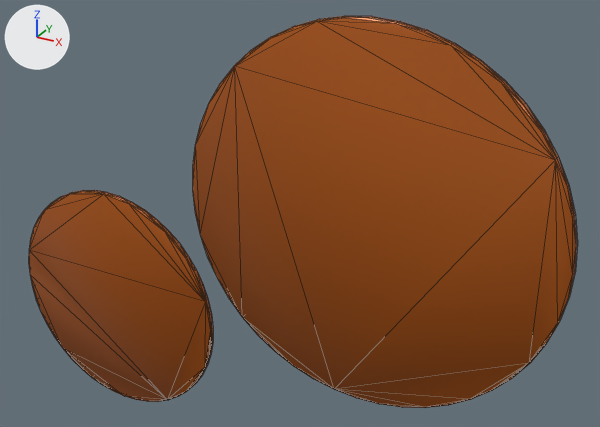
One commit to the FBX model assets/loot-bag/parts/loot-bag-golddark.fbx: the scene before it, then after it.
Both versions are drawn from a 50 mm camera at (0.679, -2.34, 1.93) aimed at (-0.327, -0.51, 1.015). The lights are fixed; the arrows at upper left show +X, +Y and +Z. The first picture is the older version. Mesh edges are drawn as thin lines.

Before the edit, the objects in view are built like this:
```python
me_golddark = bpy.data.meshes.new('GoldDark')
me_golddark.from_pydata(...)  # 304 vertices, 600 faces; spans x -1.42..0.45, y -0.83..-0.49, z 0.16..1.63
me_golddark.materials.append(mat_golddark)  # brown #b0580f
ob_golddark = bpy.data.objects.new('GoldDark', me_golddark)
ob_golddark.location = (0.0, 0.0, 0.0)
```
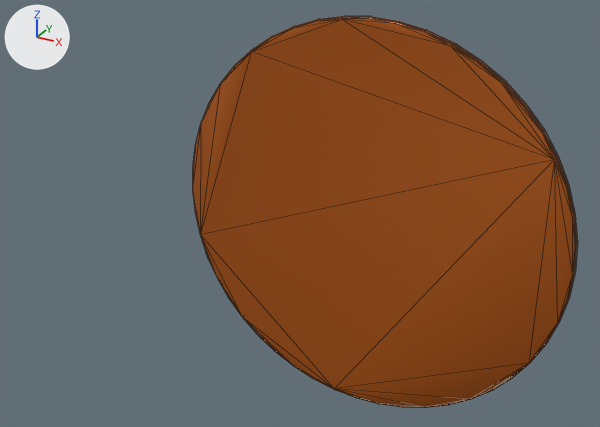
What differs and where, as boxes [x1, y1, x2, y2] in the pictures (600 x 427 px):
```json
{"object": "GoldDark", "change": "reshaped", "before": [29, 16, 578, 408], "after": [193, 16, 578, 408], "on screen": "30% narrower"}
{"part": 1, "of": "me_golddark", "change": "deleted", "before": [29, 190, 213, 402], "on screen": "brown"}
{"part": 2, "of": "me_golddark", "change": "reshaped", "before": [237, 22, 314, 65], "after": [193, 16, 577, 408]}
```

Edits to the scene script, one JSON object a line:
```json
{"block": "me_golddark", "where": "# used by ob_golddark; location = (0.0, 0.0, 0.0)"}
{"op": "remove", "block": "me_golddark", "code": "me_golddark.from_pydata(...)  # 304 vertices, 600 faces; spans x -1.42..0.45, y -0.83..-0.49, z 0.16..1.63"}
{"op": "add", "block": "me_golddark", "code": "me_golddark.from_pydata(...)  # 302 vertices, 600 faces; spans x -0.45..0.45, y -0.83..-0.81, z 0.72..1.63"}
{"block": "me_golddark", "change": "me_golddark part 1: the loose piece of 135 vertices spanning x -1.42..-0.65, y -0.51..-0.49, z 0.16..0.93 is deleted"}
{"block": "me_golddark", "change": "me_golddark part 2: 1 vertex removed from x -0.23, y -0.83, z 1.56; 134 vertices added at x -0.45..0.45, y -0.83..-0.81, z 0.72..1.63"}
```
